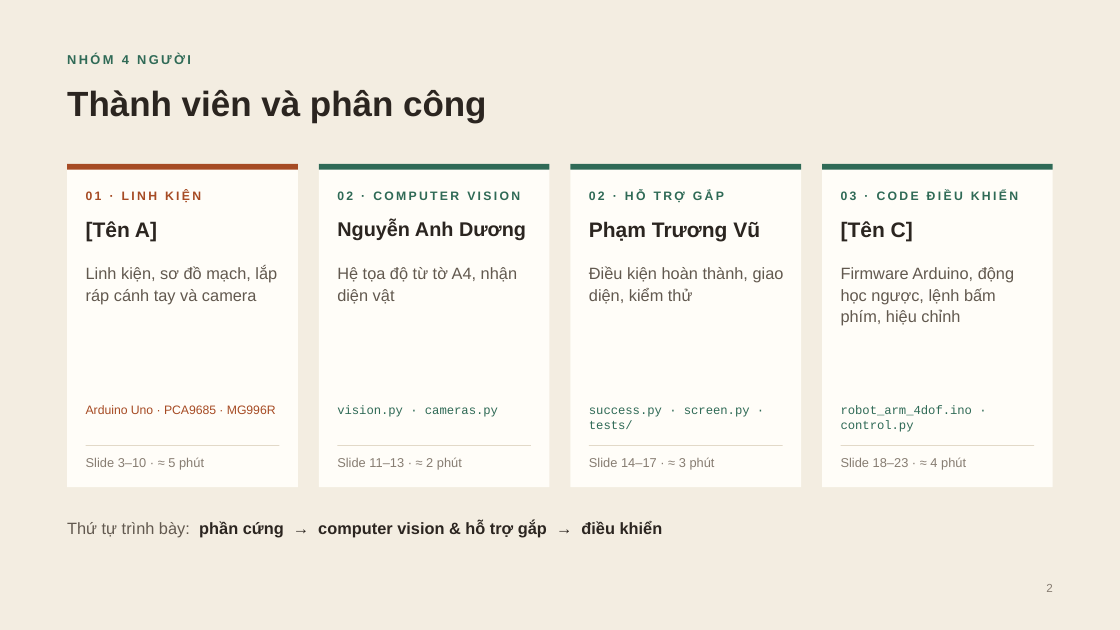
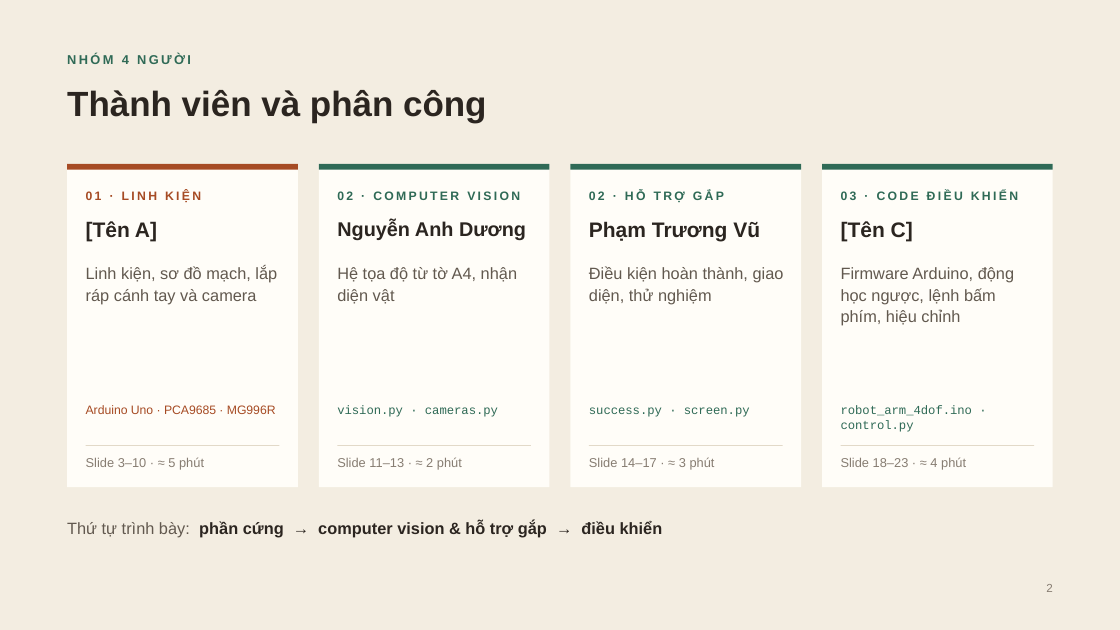
Before and after one commit to DuongNAD/Project_IoT, a slide deck: slide 2 of slides/Project_IoT_ThuyetTrinh.pptx. Drawn at 1120x630 pixels with LibreOffice and Linux fonts; fonts in the diff are those of the drawing. Boxes give left, top, right and bottom in pixels: in the first picture for what was removed or moved away, otherwise in the second. Text is boxed around its words. In the diff, an @@ line names an element or a change of style, - is before the commit and + after.

```diff
--- a/slides/Project_IoT_ThuyetTrinh.pptx
+++ b/slides/Project_IoT_ThuyetTrinh.pptx
@@ text at box(589, 266, 784, 304): text changed @@
-Điều kiện hoàn thành, giao diện, kiểm thử
+Điều kiện hoàn thành, giao diện, thử nghiệm
@@ text at box(589, 407, 750, 417): text changed @@
-success.py · screen.py · tests/
+success.py · screen.py
```
Also in this commit, not shown: 6 other slides changed, 49 other files.
